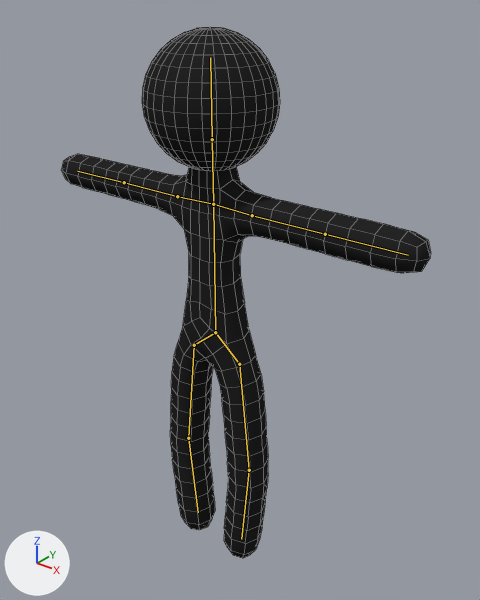
One commit to the Blender file Player-Charicter.blend: the scene before it, then after it.
Rendered twice from a camera (50 mm lens) standing at (4.2, -4.83, 6.24) and looking at (0.1, 0.3, 3.06). Lighting does not change. The marker at lower left points along +X, +Y and +Z. The bones that bend it are drawn over the model as lines. Mesh edges are drawn as thin lines.
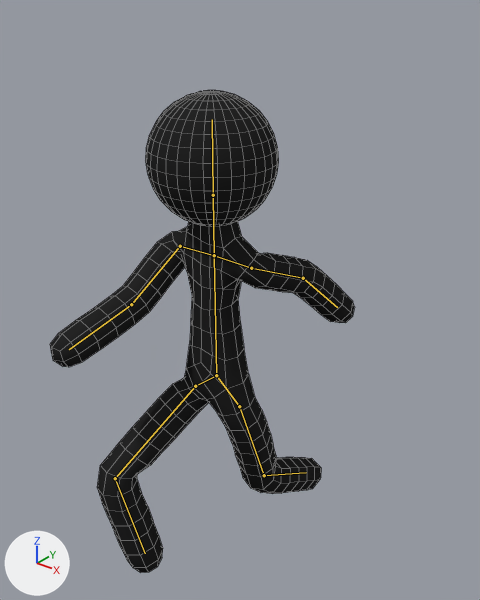
The newer file adds an action. The first version stands in its rest pose; the second is drawn at frame 19 of the action 'Armature_proxyAction'.

Location of each change, [x1, y1, x2, y2] in pixels of the pictures (480 x 600 px):
'Plane', posed (18% narrower, 13% shorter)
    before: [62, 154, 431, 558]
    after: [50, 221, 354, 573]
'Sphere', posed
    before: [142, 27, 280, 171]
    after: [146, 90, 279, 226]
bone 'Chest', root to tip
    before: (215, 332) to (213, 204)
    after: (216, 375) to (214, 255)
bone 'Upper-Leg_L', root to tip
    before: (239, 364) to (249, 470)
    after: (239, 406) to (264, 475)
bone 'Lower-Leg_L', root to tip
    before: (249, 470) to (241, 539)
    after: (264, 475) to (306, 472)
bone 'Upper-Arm_L', root to tip
    before: (252, 215) to (325, 234)
    after: (251, 268) to (303, 278)
bone 'Lower-Arm_L', root to tip
    before: (325, 234) to (408, 255)
    after: (303, 278) to (337, 307)
bone 'Upper-Leg_R', root to tip
    before: (194, 345) to (188, 438)
    after: (195, 386) to (115, 478)
bone 'Lower-Leg_R', root to tip
    before: (188, 438) to (198, 512)
    after: (115, 478) to (145, 553)
bone 'Upper-Arm_R', root to tip
    before: (177, 196) to (124, 182)
    after: (180, 246) to (131, 304)
bone 'Lower-Arm_R', root to tip
    before: (124, 182) to (77, 171)
    after: (131, 304) to (69, 349)

The edits, one by one:
Bone 'Chest' (bone_chest) moves from (0.0, 0.0, 0.0) to (0.0, -0.55, 0.0).
Bone 'Upper-Leg_L' (bone_upper_leg_l) turns from (0, 0, 0) to (-5, 2, 20) degrees about its own x, y and z.
Bone 'Lower-Leg_L' (bone_lower_leg_l) turns from (0, 0, 0) to (-9, -7, -38) degrees about its own x, y and z.
Bone 'Upper-Arm_L' (bone_upper_arm_l) turns from (0, 0, 0) to (-92, 66, -12) degrees about its own x, y and z.
Bone 'Lower-Arm_L' (bone_lower_arm_l) turns from (0, 0, 0) to (2, -3, -19) degrees about its own x, y and z.
Bone 'Upper-Leg_R' (bone_upper_leg_r) turns from (0, 0, 0) to (-8, 0, -52) degrees about its own x, y and z.
Bone 'Lower-Leg_R' (bone_lower_leg_r) turns from (0, 0, 0) to (-16, -3, -58) degrees about its own x, y and z.
Bone 'Upper-Arm_R' (bone_upper_arm_r) turns from (0, 0, 0) to (-53, 10, -90) degrees about its own x, y and z.
Bone 'Lower-Arm_R' (bone_lower_arm_r) turns from (0, 0, 0) to (-18, 2, -1) degrees about its own x, y and z.
